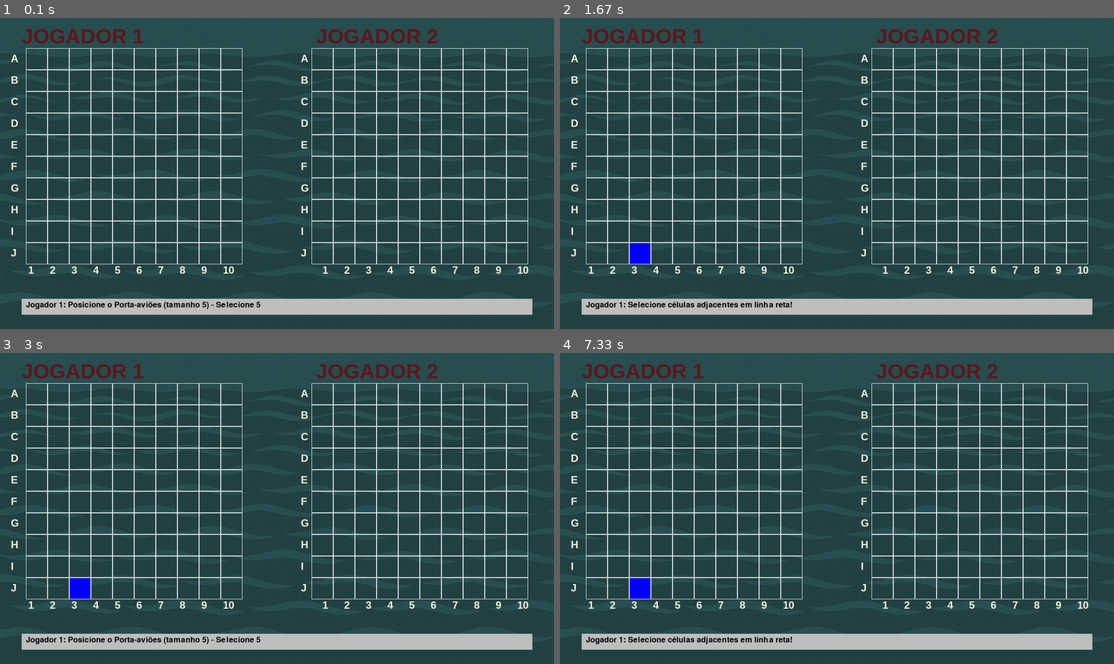
Above: before the commit, frames 1-4 (two rows, left to right).
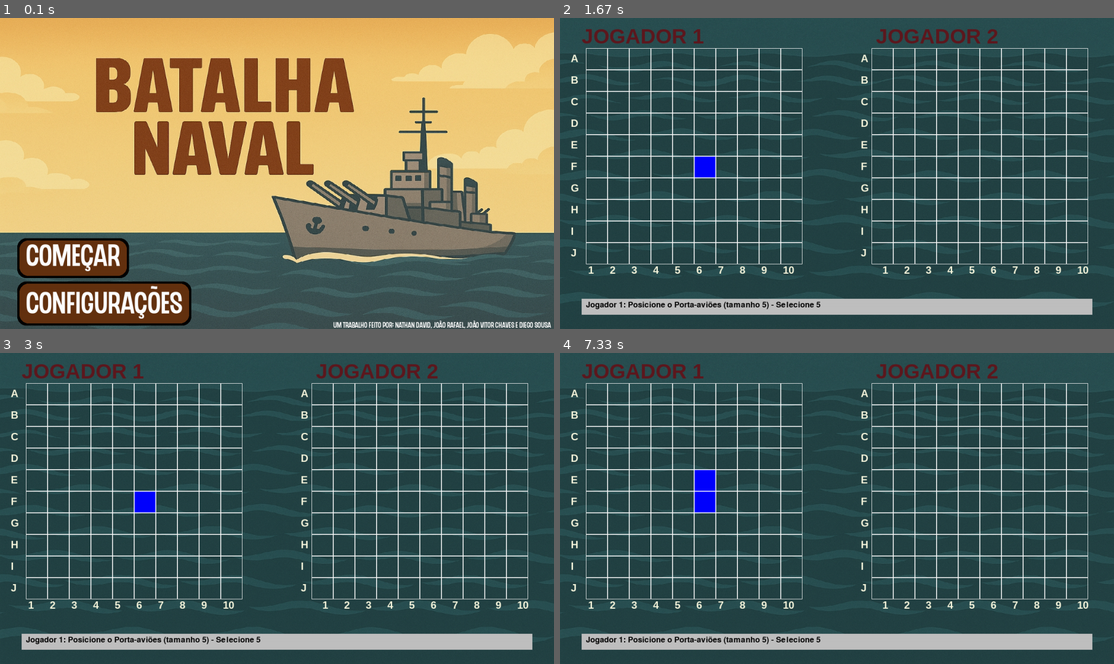
Above: after the commit, the same moments.

Repository: jvchaaves/batalha_naval_pygame
Game: pygame game, started from app.py
Same seed, same stepped clock (60 frames per second), same inputs: the game is played once before the commit and once after it.
Inputs (mouse positions are in pixels of both pictures, inside the frame that each line leads up to):
- Up to frame 1 (0.1 s): no input
- Up to frame 2 (1.67 s): click (632, 257) at 0.38 s, where only the run after the commit has a clickable "COMEÇAR"; click (704, 176) at 0.72 s
- Up to frame 3 (3 s): no input
- Up to frame 4 (7.33 s): click (715, 483) at 7.05 s

The runs differ from the first frame. In frame 1, 88% of the frame differs, in the area x 0-100%, y 0-100%; in frame 2, 0.9%; in frame 3, 0.5%; in frame 4, 1.2%.

Commit message:
adicionanado capa

Diff:
--- a/app.py
+++ b/app.py
@@ -2,6 +2,74 @@
 import cores
 
 pygame.init()
+
+# CONFIGS GERAIS
+screen = pygame.display.set_mode((1280, 720))
+pygame.display.set_caption('Batalha Naval')
+
+# FONTES
+fonte = pygame.font.Font('batalha_naval_pygame/fonts/CHEDROS Regular.ttf', 72)
+fonte2 = pygame.font.Font('batalha_naval_pygame/fonts/CHEDROS Regular.ttf', 18)
+
+# TEXTOS E BOTÕES DO MENU
+texto1 = fonte.render('COMEÇAR', True, (255, 255, 255))
+texto2 = fonte.render('CONFIGURAÇÕES', True, (255, 255, 255))
+texto3 = fonte2.render('um trabalho feito por: Nathan David, João Rafael, João Vitor Chaves e Diego Sousa', True, (255, 255, 255))
+
+tamanhof_1 = 20
+tamanhof_2 = 10
+
+rect_texto1 = texto1.get_rect(topleft=(60, 520))
+rect_texto2 = texto2.get_rect(topleft=(60, 620))
+
+rect_texto1 = pygame.Rect(rect_texto1.left - tamanhof_1, rect_texto1.top - tamanhof_2, rect_texto1.width + 2 * tamanhof_1, rect_texto1.height + 2 * tamanhof_2)
+rect_texto2 = pygame.Rect(rect_texto2.left - tamanhof_1, rect_texto2.top - tamanhof_2, rect_texto2.width + 2 * tamanhof_1, rect_texto2.height + 2 * tamanhof_2)
+rect_texto3 = texto3.get_rect(topleft=(770, 700))
+
+texto1_pos = texto1.get_rect(center=rect_texto1.center)
+texto2_pos = texto2.get_rect(center=rect_texto2.center)
+
+img = pygame.image.load('batalha_naval_pygame/images/capa.jpg').convert_alpha()
+img = pygame.transform.scale(img, (1280, 720))
+
+cor_fundo_botao = (100, 50, 16)
+cor_fundo_botao_m = (80, 40, 6)
+raio_borda = 20
+largura_borda = 5
+
+def desenhar_botao(screen, cor, rect, raio_borda, largura_borda):
+    pygame.draw.rect(screen, (0, 0, 0), rect, border_radius=raio_borda)
+    pygame.draw.rect(screen, cor, rect.inflate(-largura_borda*2, -largura_borda*2), border_radius=raio_borda)
+
+# MENU LOOP
+menu_ativo = True
+while menu_ativo:
+    for event in pygame.event.get():
+        if event.type == pygame.QUIT:
+            pygame.quit()
+            exit()
+
+        if event.type == pygame.MOUSEBUTTONDOWN:
+            mouse_x, mouse_y = event.pos
+
+            if rect_texto1.collidepoint(mouse_x, mouse_y):
+                menu_ativo = False
+
+            if rect_texto2.collidepoint(mouse_x, mouse_y):
+                print("Você clicou em CONFIGURAÇÕES!")
+
+    screen.blit(img, (0, 0))
+    mouse_x, mouse_y = pygame.mouse.get_pos()
+
+    desenhar_botao(screen, cor_fundo_botao_m if rect_texto1.collidepoint(mouse_x, mouse_y) else cor_fundo_botao, rect_texto1, raio_borda, largura_borda)
+    desenhar_botao(screen, cor_fundo_botao_m if rect_texto2.collidepoint(mouse_x, mouse_y) else cor_fundo_botao, rect_texto2, raio_borda, largura_borda)
+
+    screen.blit(texto1, texto1_pos)
+    screen.blit(texto2, texto2_pos)
+    screen.blit(texto3, rect_texto3)
+    pygame.display.update()
+
+# =================== JOGO COMEÇA AQUI =====================
 
 background = pygame.image.load(r'C:\Users\joaov\OneDrive\Área de Trabalho\programação\pygame\batalha_naval_pygame\background.jpg')
 background = pygame.transform.scale(background, (1280, 720))
Binary file added: fonts/CHEDROS Regular.ttf
Binary file added: images/capa.jpg
